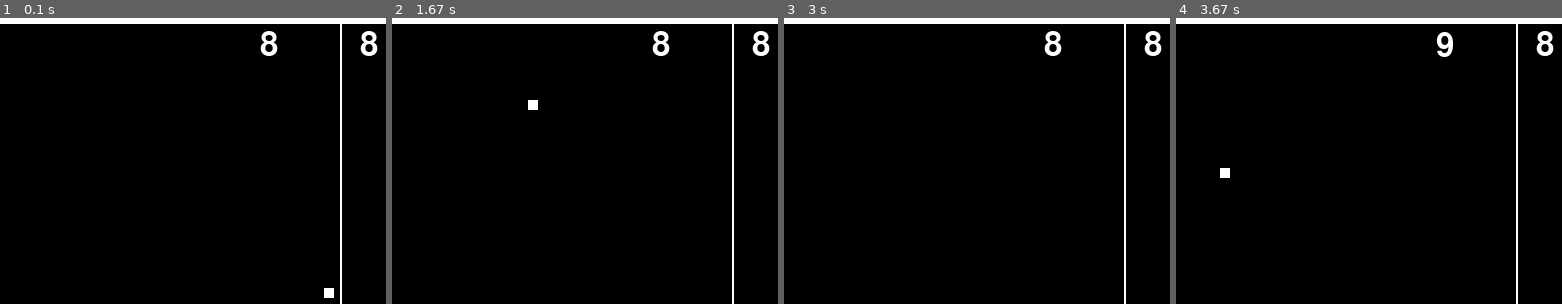
Above: before the commit, frames 1-4 (left to right).
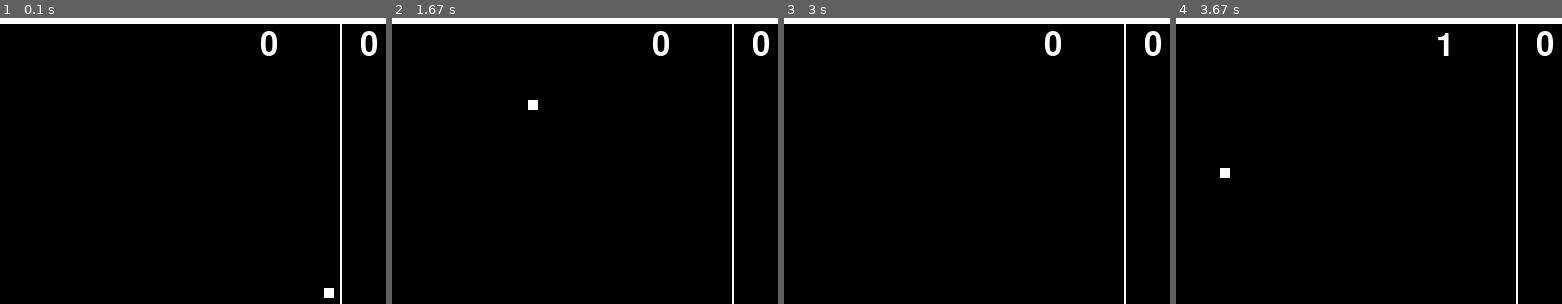
Above: after the commit, the same moments.

Repository: taohansens/Infnet
Game: pygame game, started from Bloco I/Fundamentos do Desenvolvimento Python/TP_03/Q18.py
Two runs of this game, one before a commit and one after it. Both use one fixed random seed, a clock stepped at 60 frames per second and the inputs below.
Inputs:
- Up to frame 1 (0.1 s): no input
- Up to frame 2 (1.67 s): no input
- Up to frame 3 (3 s): no input
- Up to frame 4 (3.67 s): no input
The pictures show only the part of the screen within x 6-56%, y 0-50%; the shares and areas given below are measured in that part.

The runs differ from the first frame. In frame 1, 0.3% of the frame differs, in the area x 67-98%, y 4-14%; in frame 2, 0.3%; in frame 3, 0.3%; in frame 4, 0.4%.

Commit message:
Q18 [ok] Aumentando velocidade a cada 10 pontos do jogador esquerdo. Aumentando a pontuação do jogador esquerde +1 ponto a cada 2 aumentos de velocidade. [Zerada pontuação inicial dos jogadores]

Diff:
--- a/Bloco I/Fundamentos do Desenvolvimento Python/TP_03/Q18.py
+++ b/Bloco I/Fundamentos do Desenvolvimento Python/TP_03/Q18.py
@@ -204,8 +204,8 @@
     jogadorDois_posicao = (ALTURA_TELA - PALETA_TAMANHO) // 2
 
     # Placar
-    placar_left = 8
-    placar_right = 8
+    placar_left = 0
+    placar_right = 0
 
     # Altera posição da bola
     bolaDirX = -1
